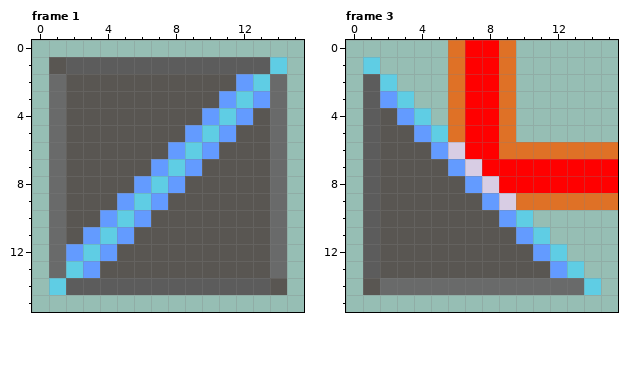
A pixel-art file gets an edit: Assets/Sprites/ase/Final/mirrorSprite.aseprite. The picture above is the old version.
16x16 pixels, 5 frames. Shown: frame 1, frame 3. The commit also changed other frames, which this record leaves out.
Now the later version:
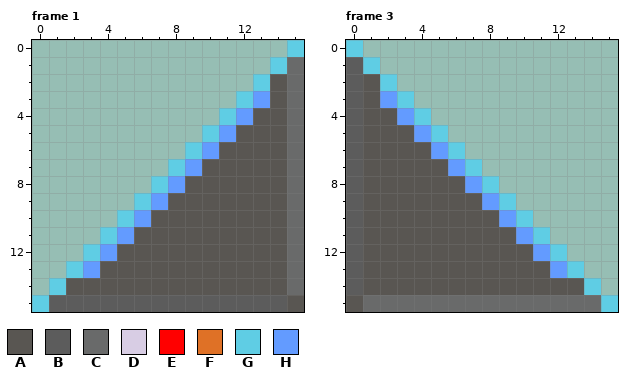
Palette (. is transparent): A #595652  B #5c5c5c  C #696a6a  D #d8cde4  E #ff0000  F #df7126  G #5fcde4  H #639bff
Changes in this commit:
layer "Down (and Left)" removed
layer "Up (and Right)" removed
layer "Right (and Down)" removed
Frame 1:
y 0: x 15 . -> G
y 1: x 1..13 ABBBBBBBBBBBB -> .............; x 15 . -> C
y 2: x 1..12 CAAAAAAAAAAH -> ............; x 14..15 C. -> AC
y 3: x 1..11 CAAAAAAAAAH -> ...........; x 14..15 C. -> AC
y 4: x 1..10 CAAAAAAAAH -> ..........; x 14..15 C. -> AC
y 5: x 1..9 CAAAAAAAH -> .........; x 14..15 C. -> AC
y 6: x 1..8 CAAAAAAH -> ........; x 14..15 C. -> AC
y 7: x 1..7 CAAAAAH -> .......; x 14..15 C. -> AC
y 8: x 1..6 CAAAAH -> ......; x 14..15 C. -> AC
y 9: x 1..5 CAAAH -> .....; x 14..15 C. -> AC
y 10: x 1..4 CAAH -> ....; x 14..15 C. -> AC
y 11: x 1..3 CAH -> ...; x 14..15 C. -> AC
y 12: x 1..2 CH -> ..; x 14..15 C. -> AC
y 13: x 1 C -> .; x 14..15 C. -> AC
y 14: x 2..13 BBBBBBBBBBBB -> AAAAAAAAAAAA; x 15 . -> C
y 15: x 0..15 ................ -> GBBBBBBBBBBBBBBA
Frame 3:
y 0: x 0 . -> G; x 6..9 FEEF -> ....
y 1: x 0 . -> B; x 6..9 FEEF -> ....
y 2..5: x 0..1 .B -> BA; x 6..9 FEEF -> ....
y 6: x 0..1 .B -> BA; x 6..15 DEEFFFFFFF -> G.........
y 7: x 0..1 .B -> BA; x 7..15 DEEEEEEEE -> G........
y 8: x 0..1 .B -> BA; x 8..15 DEEEEEEE -> G.......
y 9: x 0..1 .B -> BA; x 9..15 DFFFFFF -> G......
y 10..13: x 0..1 .B -> BA
y 14: x 0 . -> B; x 2..13 CCCCCCCCCCCC -> AAAAAAAAAAAA
y 15: x 0..15 ................ -> ACCCCCCCCCCCCCCG
